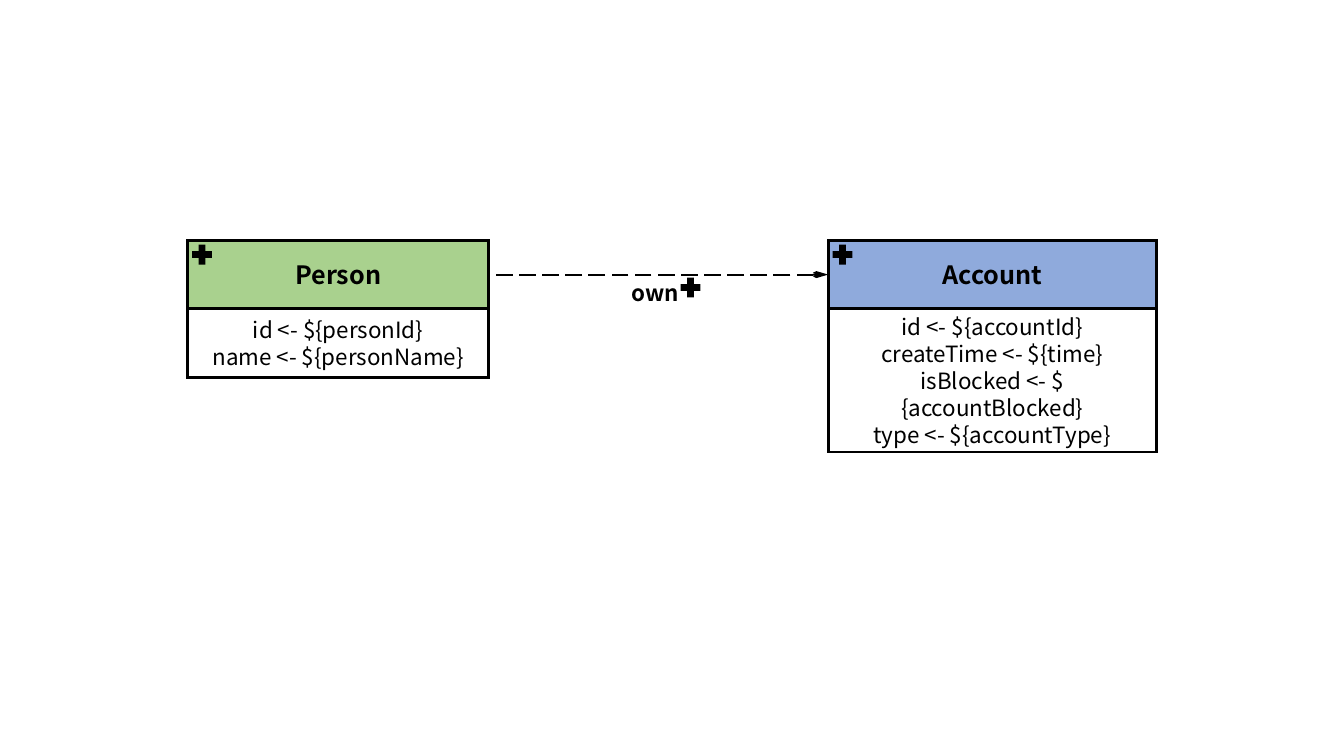
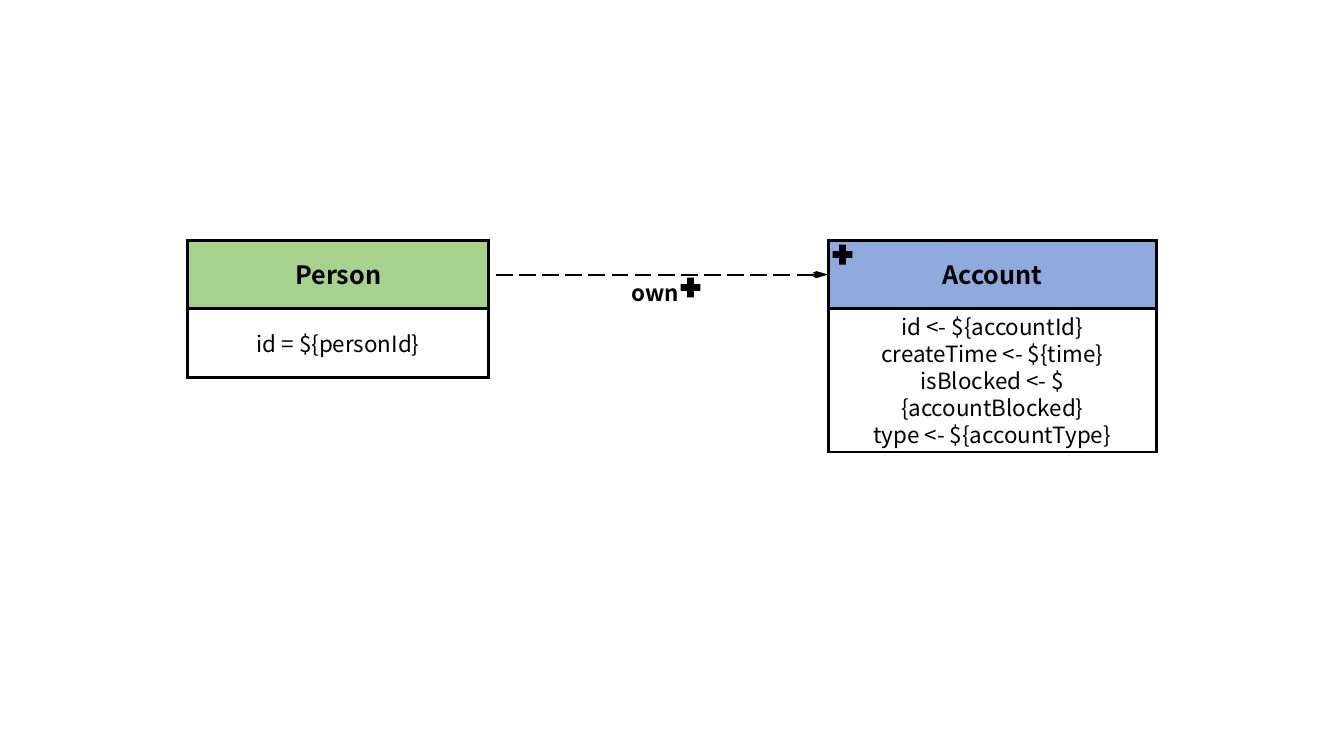
Before and after one commit to ldbc/ldbc_finbench_docs, a slide deck: slide 4 of patterns/transaction-write.pptx (slide 1 before the commit). Drawn at 1344x756 pixels with LibreOffice and Linux fonts; fonts in the diff are those of the drawing. Boxes give left, top, right and bottom in pixels: in the first picture for what was removed or moved away, otherwise in the second. Text is boxed around its words. In the diff, an @@ line names an element or a change of style, - is before the commit and + after.

```diff
--- a/patterns/transaction-write.pptx
+++ b/patterns/transaction-write.pptx
@@ plus removed at (x1=193, y1=245, x2=213, y2=265) @@
@@ text in rectangle at (x1=257, y1=333, x2=419, y2=357): text changed @@
-id <- ${personId}
-name <- ${personName}
+id = ${personId}
```
Also in this commit, not shown: 11 other slides changed, 5 slides added, 1 slide removed, 17 other files.
